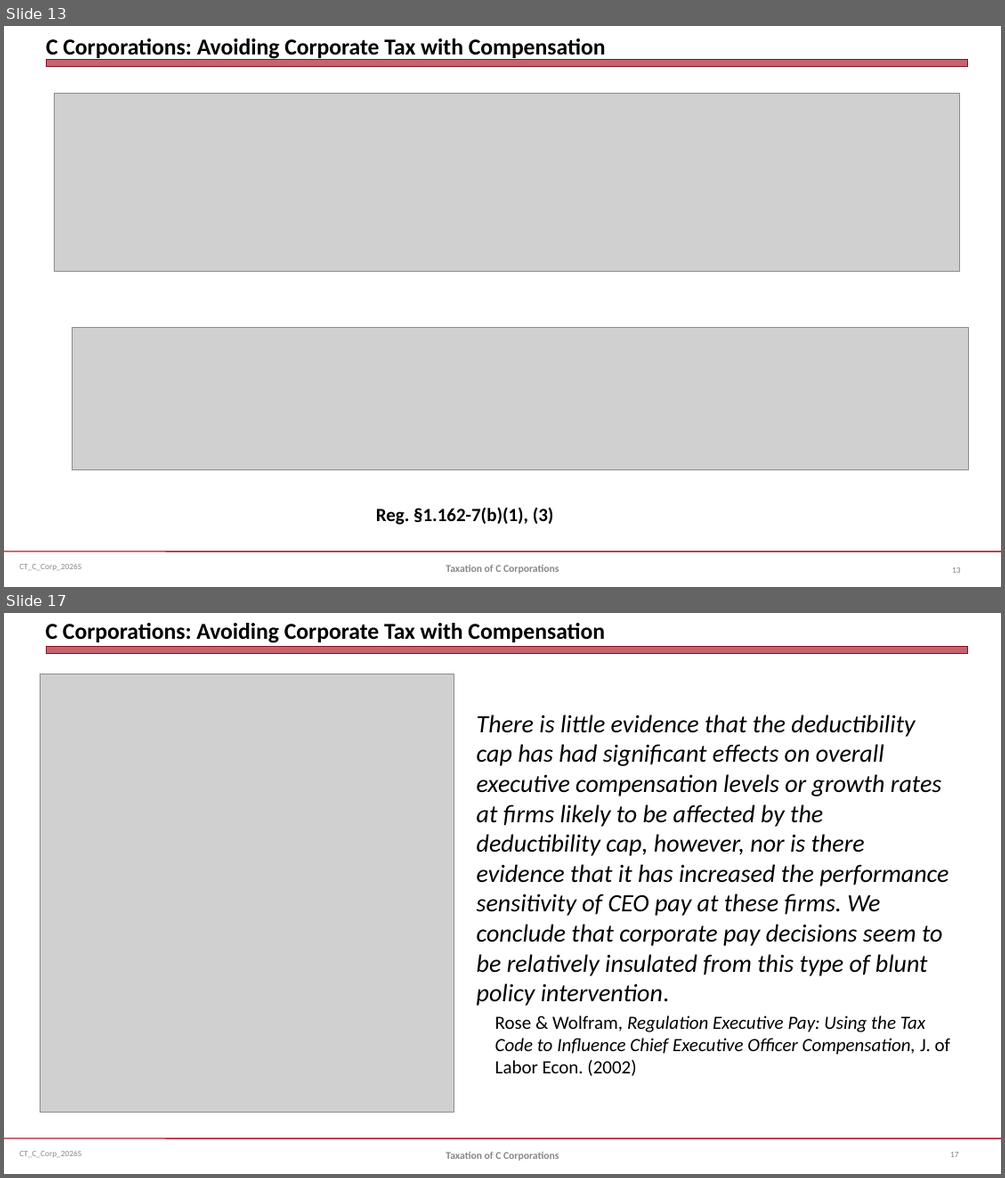
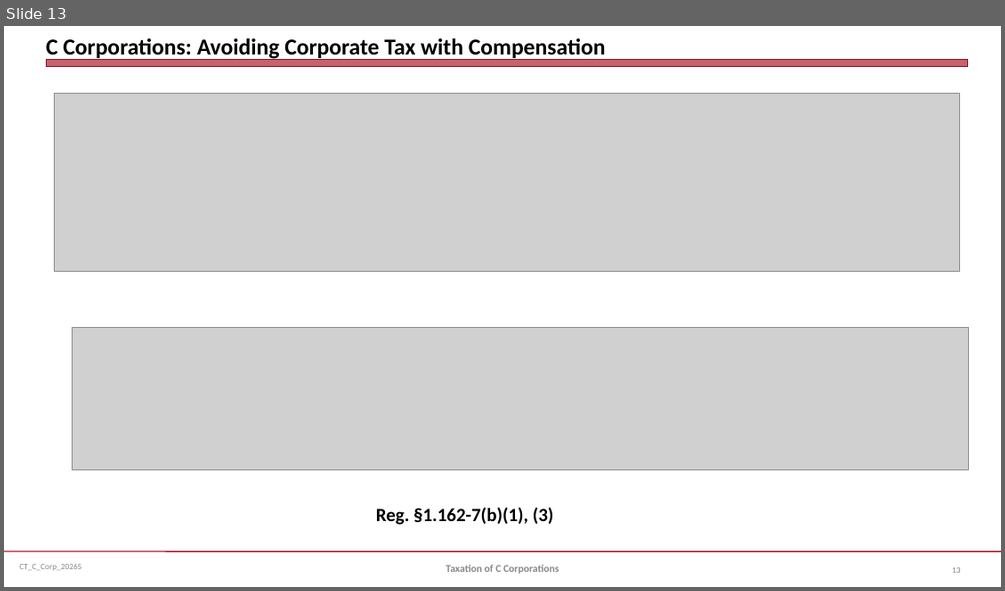
Before and after one commit to jmc877/Corporate-Tax, a slide deck: slides/CT_C_Corp_2026S.pptx. Shown one above the other, each under a label of ours: slides 13 and 17 before the commit, slide 13 after it; the slides between them are not shown. The pictures are 1005x1178 and 1005x591 pixels, drawn with LibreOffice and Linux fonts; fonts in the diff are those of the drawing; grey boxes stand for pictures. Boxes give left, top, right and bottom in pixels: in the first picture for what was removed or moved away, otherwise in the second. Text is boxed around its words. In the diff, an @@ line names an element or a change of style, - is before the commit and + after.

```diff
--- a/slides/CT_C_Corp_2026S.pptx
+++ b/slides/CT_C_Corp_2026S.pptx
@@ slide 17 removed at (4,613,1001,1174), background #FFFFFF; not listed: 3 template elements that a slide beside it also shows @@
@@ title removed at (46,623,605,643) @@
-C Corporations: Avoiding Corporate Tax with Compensation
@@ picture removed at (40,674,453,1112) @@
@@ text removed at (477,714,950,1076) @@
-There is little evidence that the deductibility cap has had significant effects on overall executive compensation levels or growth rates at firms likely to be affected by the deductibility cap, however, nor is there evidence that it has increased the performance sensitivity of CEO pay at these firms. We conclude that corporate pay decisions seem to be relatively insulated from this type of blunt policy intervention.
-  Rose & Wolfram, Regulation Executive Pay: Using the Tax Code to Influence Chief Executive Officer Compensation, J. of Labor Econ. (2002)
@@ text removed at (445,1151,558,1160) @@
-Taxation of C Corporations
@@ page number removed at (950,1151,958,1157) @@
-17
```
Also in this commit, not shown: 19 slides changed, 1 slide added, 2 other files.
